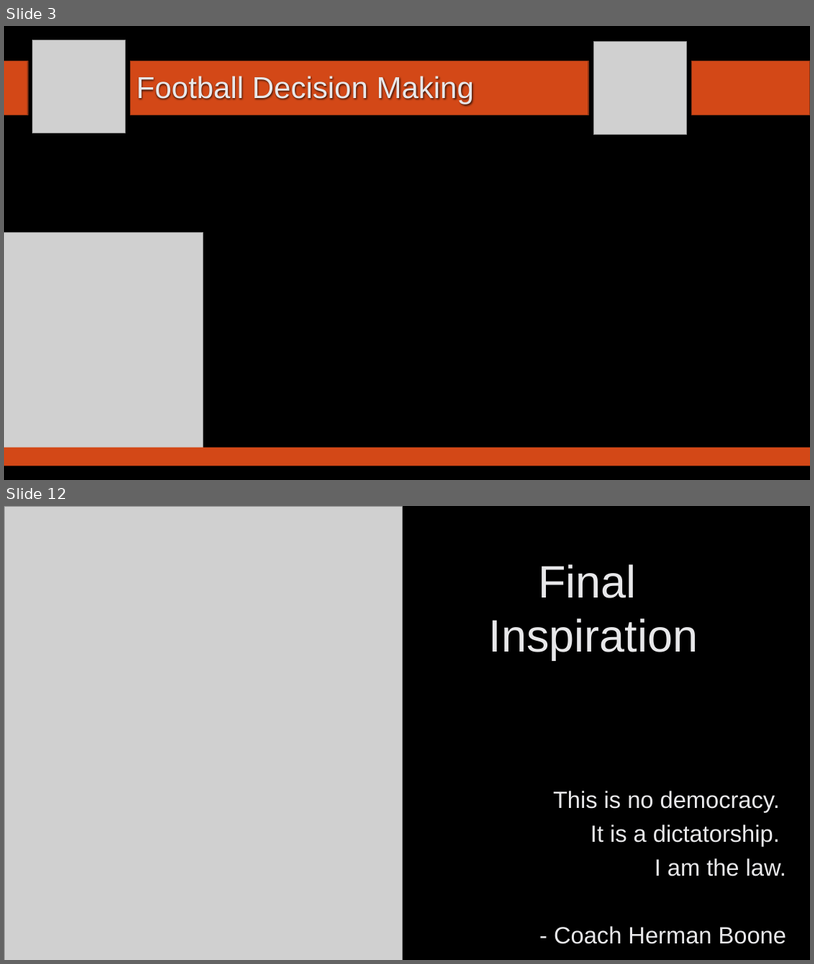
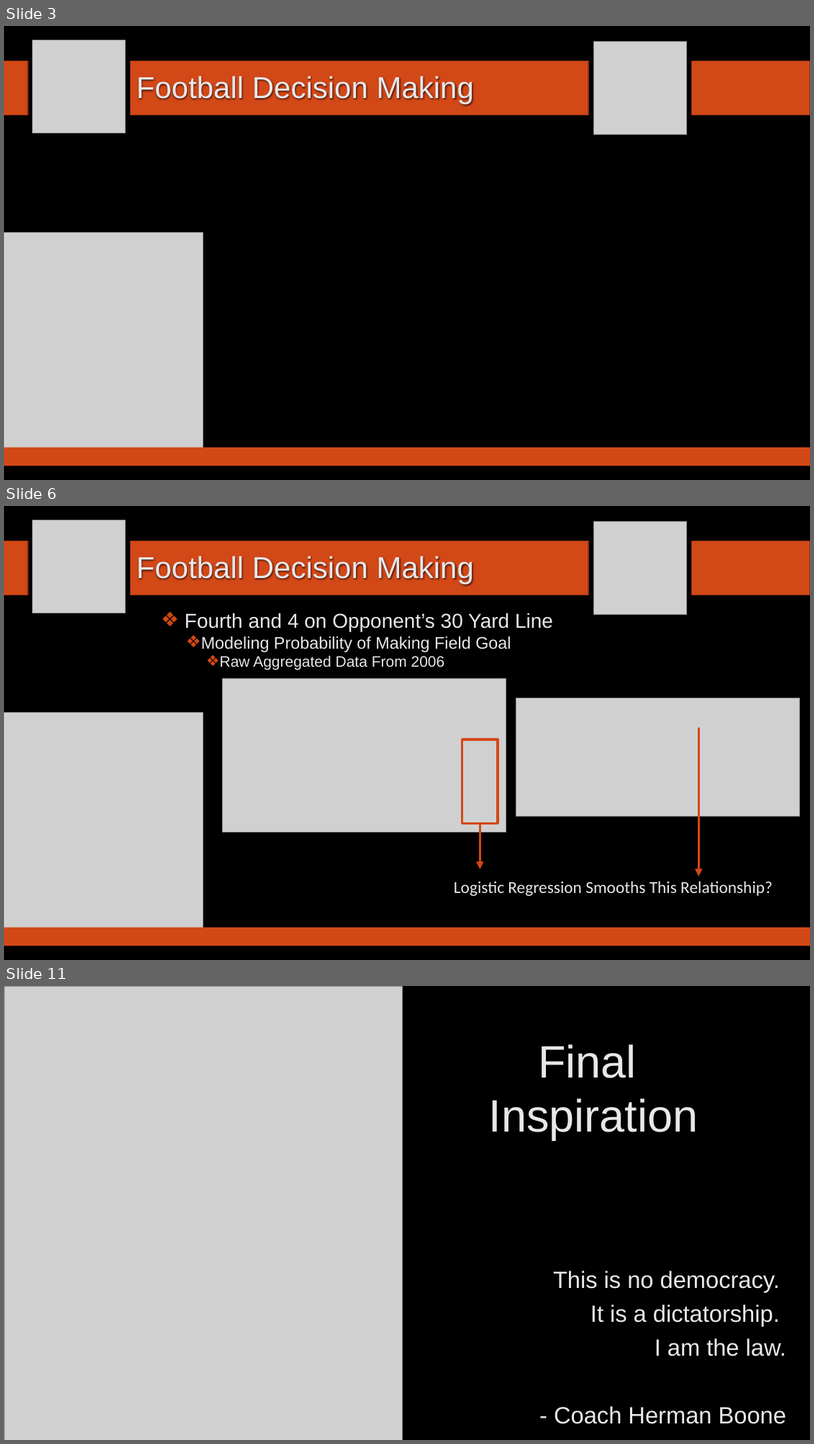
Before and after one commit to SuperMarioGiacomazzo/STOR390_WEBSITE, a slide deck: Slides/Football 4/Footballl_4_Lecture.pptx. Shown one above the other, each under a label of ours: slides 3 and 12 before the commit, slides 3, 6 and 11 after it; the slides between them are not shown. The pictures are 814x964 and 814x1444 pixels, drawn with LibreOffice and Linux fonts; fonts in the diff are those of the drawing; grey boxes stand for pictures; background and template pictures are left out. Boxes give left, top, right and bottom in pixels: in the first picture for what was removed or moved away, otherwise in the second. Text is boxed around its words. In the diff, an @@ line names an element or a change of style, - is before the commit and + after.

```diff
--- a/Slides/Football 4/Footballl_4_Lecture.pptx
+++ b/Slides/Football 4/Footballl_4_Lecture.pptx
@@ slide 6 added at [4,506,810,960], background picture (left out) @@
@@ picture added at [32,520,126,613] @@
@@ picture added at [594,521,687,614] @@
@@ rectangle added at [4,541,28,595], fill #D34817, outline #8B3314 1.25 pt @@
@@ rectangle added at [131,541,589,595], fill #D34817, outline #8B3314 1.25 pt @@
@@ rectangle added at [692,541,810,595], fill #D34817, outline #8B3314 1.25 pt @@
@@ title added at [136,556,474,584], 36 pt, text #E8E8EA @@
+Football Decision Making
@@ text added at [185,613,553,670], 20 pt, text #E8E8EA @@
+❖ Fourth and 4 on Opponent’s 30 Yard Line
+  ❖ Modeling Probability of Making Field Goal
+    ❖ Raw Aggregated Data From 2006
@@ picture added at [222,678,506,831] @@
@@ picture added at [517,698,800,816] @@
@@ picture added at [4,713,203,928] @@
@@ rectangle added at [463,739,498,823], outline #D34817 3 pt @@
@@ arrow added from (699, 728) to (699, 876), #D34817 3 pt @@
@@ arrow added from (480, 823) to (480, 869), #D34817 3 pt @@
@@ text added at [454,880,773,896], 20 pt, text #E8E8EA @@
+Logistic Regression Smooths This Relationship?
@@ rectangle added at [4,927,810,946], fill #D34817 @@
@@ what was slide 12 is now slide 11 @@
```
Also in this commit, not shown: 1 slide changed, 6 other slides added, 8 slides removed, 6 other files.
